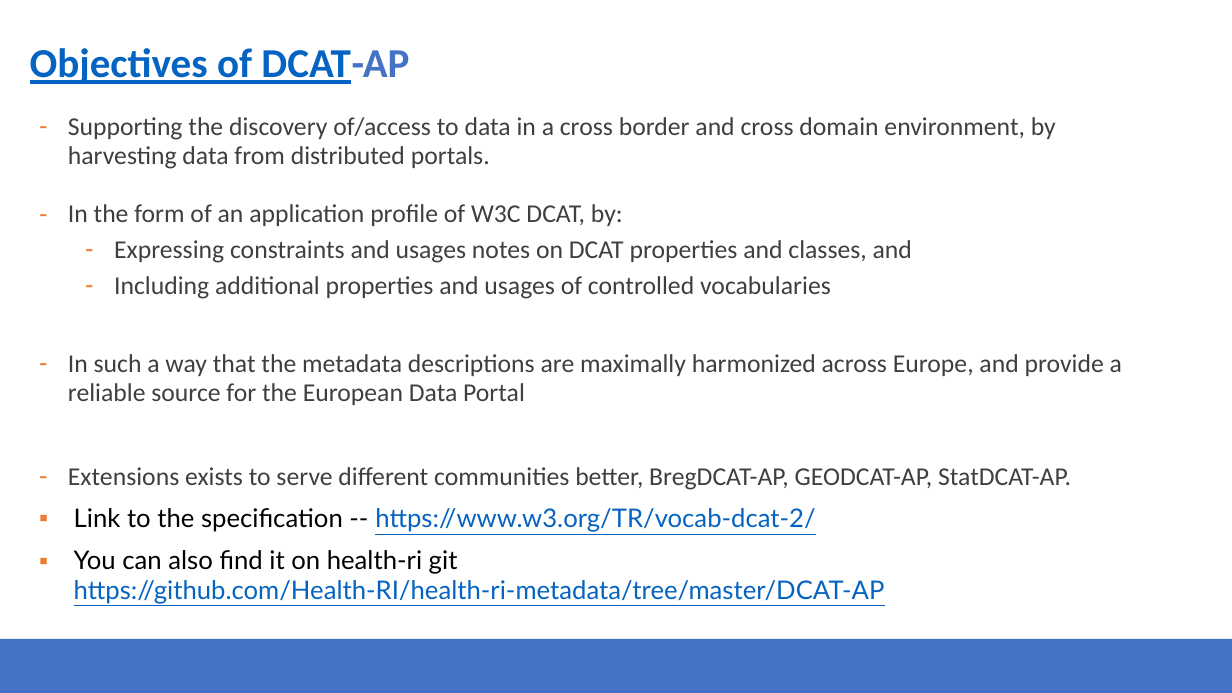
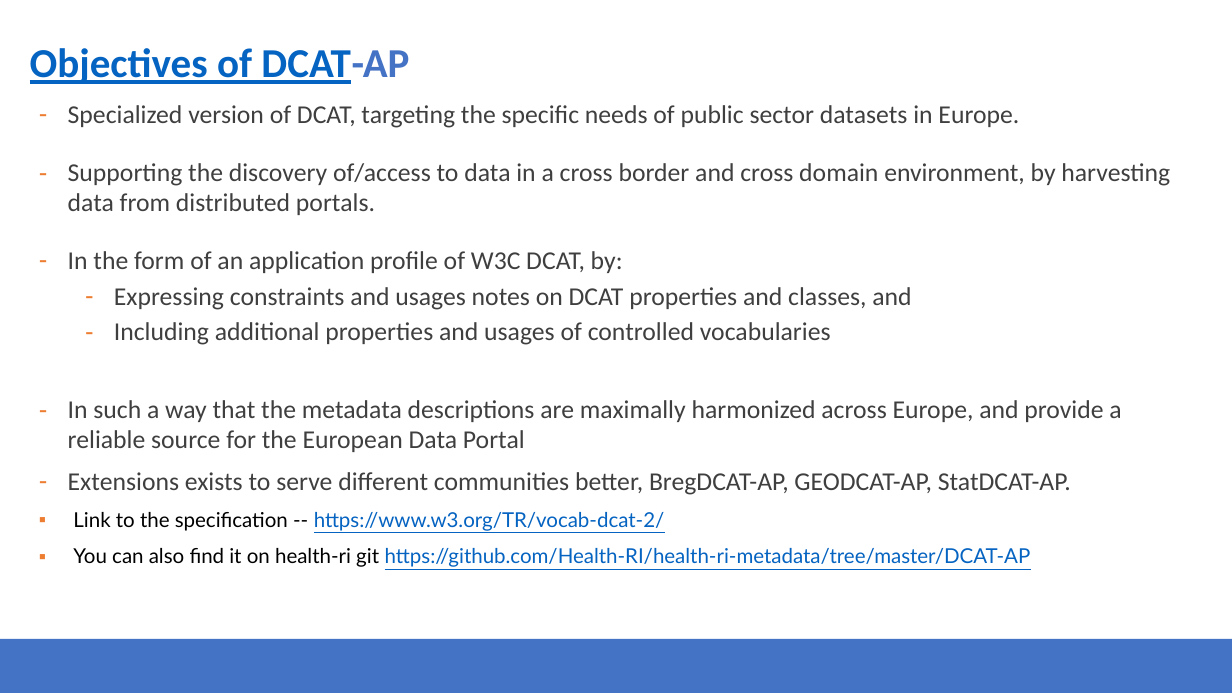
Before and after one commit to Health-RI/health-ri-metadata, a slide deck: slide 9 of Presentations/31082023HRI_Metadata_Schema_ImagingGroup_KickOff.pptx. Drawn at 1232x693 pixels with LibreOffice and Linux fonts; fonts in the diff are those of the drawing; background and template pictures are left out. Boxes give left, top, right and bottom in pixels: in the first picture for what was removed or moved away, otherwise in the second. Text is boxed around its words. In the diff, an @@ line names an element or a change of style, - is before the commit and + after.

```diff
--- a/Presentations/31082023HRI_Metadata_Schema_ImagingGroup_KickOff.pptx
+++ b/Presentations/31082023HRI_Metadata_Schema_ImagingGroup_KickOff.pptx
@@ text "Specialized version of DCAT, targeting ..." moved from (x1=68, y1=117, x2=1122, y2=574) to (x1=68, y1=105, x2=1170, y2=567) @@
@@ text at (x1=68, y1=105, x2=1019, y2=128): paragraph added @@
+– Specialized version of DCAT, targeting the specific needs of public sector datasets in Europe.
@@ text at (x1=73, y1=512, x2=1031, y2=567): size 20 to 16 pt in "Link to the specification -- https://www.w3.org/TR/vocab-dca ...", "You can also find it on health-ri ..." @@
```
Also in this commit, not shown: 16 other slides changed, 1 slide removed.
